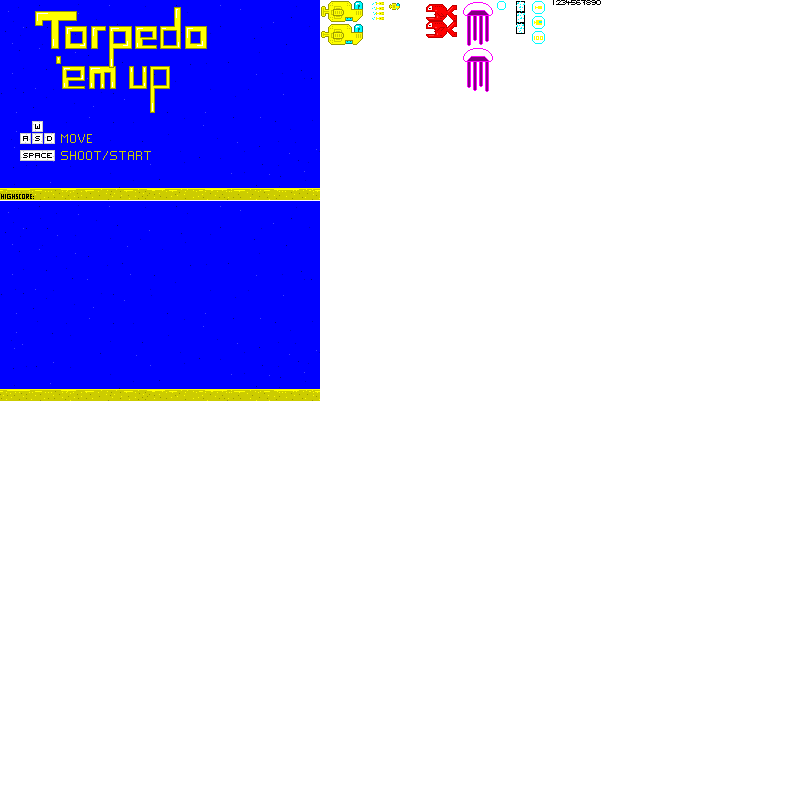
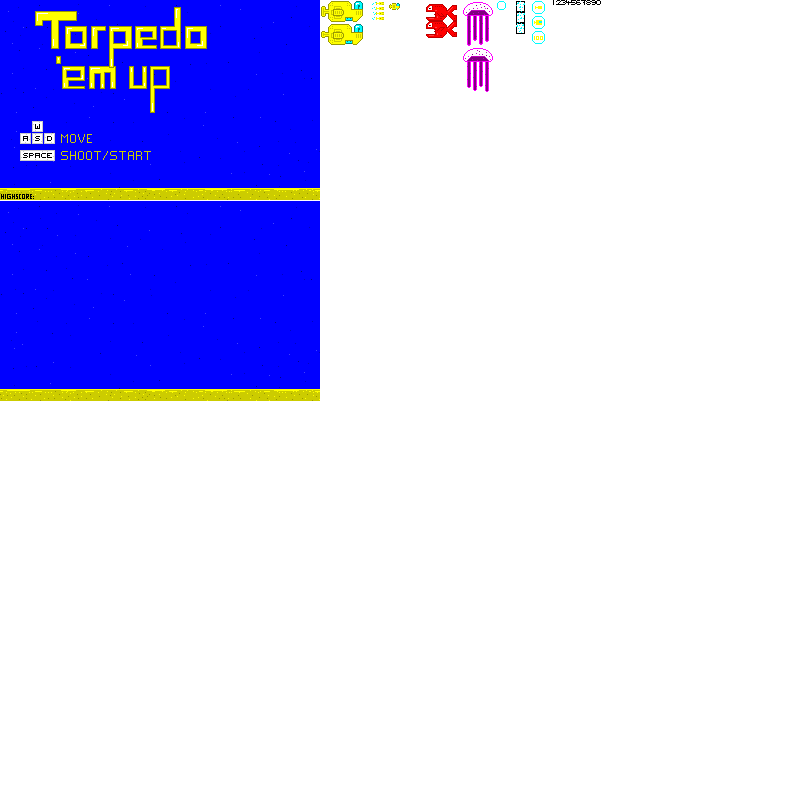
Before/after of a 800 x 800 layered artwork. What changed in the layer stack:
painted on "art" over 465, 4, 491, 87
